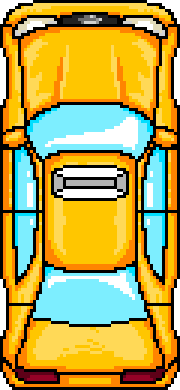
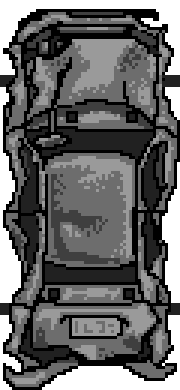
The second (180, 390) image is a revision of the first. Changes to its layers:
added layer "Layer 10" above "Layer 9" over (0, 12, 180, 384)
added layer "Layer 9" above "Layer 6" over (3, 9, 180, 390)
hid "Layer 7" over (51, 165, 129, 201)
hid "Layer 8" over (54, 168, 129, 201)
hid "Layer 3" over (0, 0, 180, 390)
hid "Layer 5" over (15, 18, 165, 381)
hid "Layer 4" over (0, 0, 180, 390)
